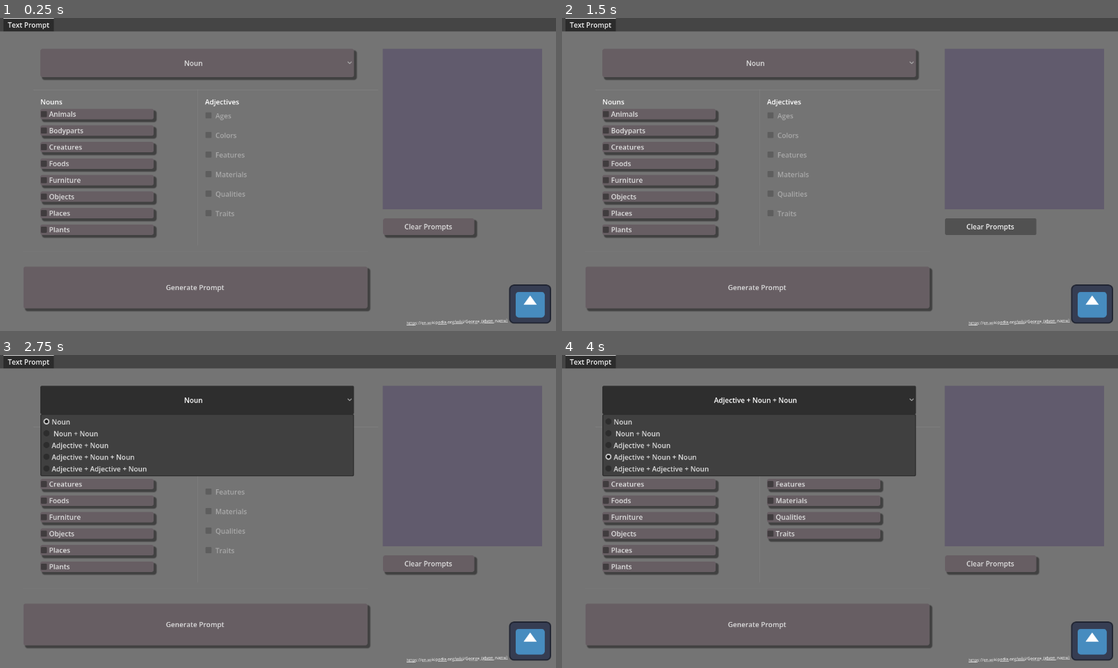
Above: before the commit, frames 1-4 (two rows, left to right).
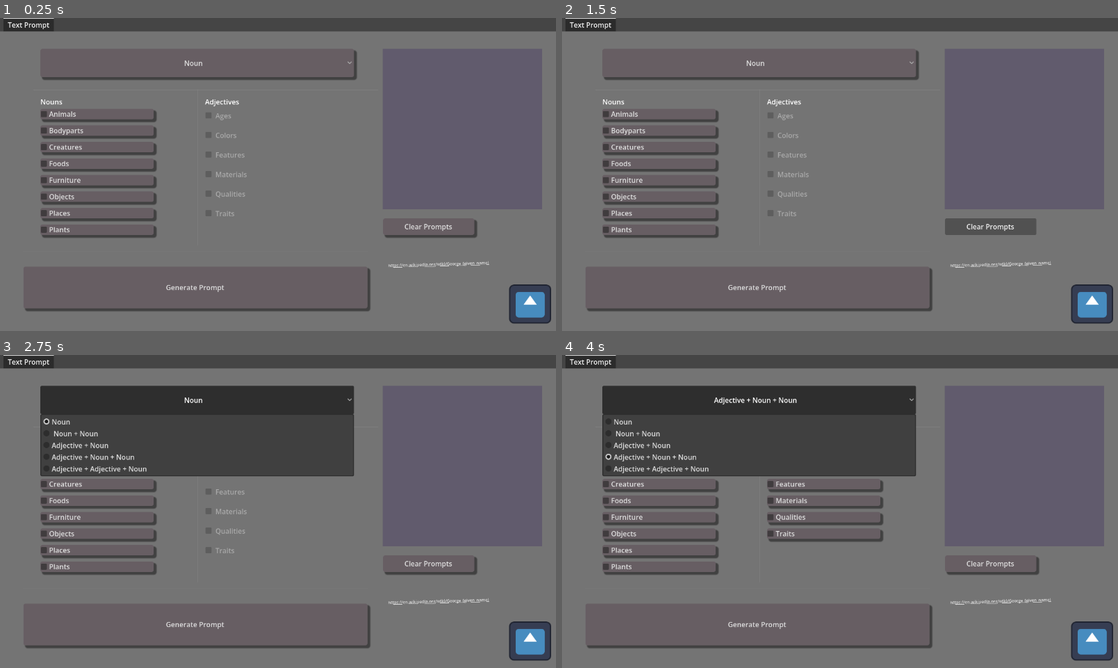
Above: after the commit, the same moments.

Repository: MonkyMonka/ArtPromptGenerator
Game: Godot game, scene res://scene/control.tscn
Same seed, same stepped clock (60 frames per second), same inputs: the game is played once before the commit and once after it. The engine's default icon, where the game draws it, is replaced by a stand-in: a white triangle on a blue panel in a dark square.
Inputs:
- Up to frame 1 (0.25 s): no input
- Up to frame 2 (1.5 s): click "Generate Prompt" at 0.5 s; click "Clear Prompts" at 1.25 s
- Up to frame 3 (2.75 s): click "Noun" at 2 s
- Up to frame 4 (4 s): click "Animals" at 2.75 s; click "Adjective + Noun + Noun" at 3.5 s

The runs differ from the first frame. In frame 1, 0.3% of the frame differs, in the area x 69-92%, y 77-99%; in frame 2, 0.3%; in frame 3, 0.3%; in frame 4, 0.3%.

Commit message:
Wikipedia Image progress and export settings

Diff:
--- a/project.godot
+++ b/project.godot
@@ -40,3 +40,4 @@
 rendering_device/driver.windows="d3d12"
 renderer/rendering_method="gl_compatibility"
 renderer/rendering_method.mobile="gl_compatibility"
+textures/vram_compression/import_etc2_astc=true
--- a/scene/control.tscn
+++ b/scene/control.tscn
@@ -66,6 +66,8 @@
 size_flags_horizontal = 3
 size_flags_vertical = 3
 theme = ExtResource("1_mnow5")
+
+[node name="HTTPRequest" type="HTTPRequest" parent="." unique_id=1870710496]
 
 [node name="TabContainer" type="TabContainer" parent="." unique_id=1856461868]
 layout_mode = 0
@@ -269,6 +271,7 @@
 anchors_preset = 0
 offset_right = 40.0
 offset_bottom = 40.0
+pivot_offset = Vector2(1107, 672)
 
 [node name="AdjectivesLabel" type="Label" parent="TabContainer/Text Prompt/AdjectiveStuff" unique_id=255343713]
 layout_mode = 0
@@ -337,14 +340,14 @@
 
 [node name="LinkButton" type="LinkButton" parent="TabContainer/Text Prompt" unique_id=2125514798]
 layout_mode = 0
-offset_left = 936.0
-offset_top = 664.00006
-offset_right = 1441.6006
-offset_bottom = 695.7861
+offset_left = 926.924
+offset_top = 666.78186
+offset_right = 1432.5247
+offset_bottom = 698.5679
 rotation = -0.027925268
 scale = Vector2(0.59, 0.59)
+pivot_offset = Vector2(-95.07373, -326.38263)
 text = "https://en.wikipedia.org/wiki/George_(given_name)"
-text_overrun_behavior = 3
 
 [node name="Placeholder Image" type="TextureRect" parent="TabContainer/Text Prompt" unique_id=1913776986]
 layout_mode = 0
@@ -352,8 +355,10 @@
 offset_top = 582.0
 offset_right = 1269.0
 offset_bottom = 672.0
+pivot_offset = Vector2(52, 45)
 texture = ExtResource("2_mnow5")
 expand_mode = 1
 
+[connection signal="request_completed" from="HTTPRequest" to="TabContainer" method="_on_http_request_request_completed"]
 [connection signal="pressed" from="TabContainer/Text Prompt/PromptButtons/PromptButton" to="TabContainer" method="_on_prompt_button_pressed"]
 [connection signal="pressed" from="TabContainer/Text Prompt/PromptButtons/ClearPromptButton" to="TabContainer" method="_on_clear_prompt_button_pressed"]
--- a/script/FileLoader.gd
+++ b/script/FileLoader.gd
@@ -57,6 +57,28 @@
 	AdjectiveStrings = load_paths(AdjectivePath)
 	#for key in NounStrings:
 	#	PromptDisplay.text += key + "," + NounStrings[key] + "\n"
+
+func _on_http_request_request_completed(result, response_code, headers, body):
+		var image = Image.new()
+		var error = image.load_png_from_buffer(body)
+		if error != OK:
+			var json = JSON.parse_string(body.get_string_from_utf8())
+			var pages = json['query']['pages']
+			for page_id in pages.keys():
+				print(pages[page_id].original['source'])
+				$"../HTTPRequest".request(pages[page_id].original['source'])
+
+		#var img = Image.new()
+		#img.load_png_from_buffer(body)
+		#var img_texture: ImageTexture = ImageTexture.create_from_image(img)
+		#$"Text Prompt/Placeholder Image".texture = img_texture
+
+#https://en.wikipedia.org/wiki/Romanesco_broccoli
+
+#var wikipedia_prefix = "https://en.wikipedia.org/wiki/"
+
+#var search_endpoint = "https://" + lang + ".wikipedia.org/w/api.php?action=query&format=json&list=search&srprop=title&origin=*&srsearch="
+#var random_endpoint = "https://" + lang + ".wikipedia.org/w/api.php?action=query&format=json&generator=random&grnnamespace=0&prop=info&origin=*"
 
 func _process(_delta):
 	PromptOptions = $"Text Prompt/PromptButtons/PromptOptions".get_selected_id()
@@ -122,6 +144,9 @@
 	return word
 
 func _on_prompt_button_pressed():
+	var holder;
+	var wikipedia_prefix = "https://en.wikipedia.org/wiki/"
+	var wikipedia_image_prefix = "http://en.wikipedia.org/w/api.php?action=query&prop=pageimages&format=json&piprop=original&titles="
 	var nounString = PackedStringArray()
 	#region NounToggles
 	if (AnimalToggle) :
@@ -169,7 +194,12 @@
 	if ((PromptOptions == 1) && !nounString.is_empty()) :
 		PromptDisplay.text += get_word(nounString) + "" + get_word(nounString) + "\n"
 	elif (!nounString.is_empty() && !(PromptOptions >= 2) ):
-		PromptDisplay.text += get_word(nounString) + "\n"
+		holder = get_word(nounString)
+		PromptDisplay.text += holder + "\n"
+		holder = holder.right(-1)
+		$"../HTTPRequest".request(wikipedia_image_prefix + holder)
+		$"Text Prompt/LinkButton".text = wikipedia_prefix + holder
+		$"Text Prompt/LinkButton".uri = wikipedia_prefix + holder
 	elif (nounString.is_empty()):
 		PromptDisplay.text += " No Nouns Selected!\n"
 	elif ((PromptOptions == 2) && !adjectiveString.is_empty() ) :
@@ -183,5 +213,7 @@
 	else :
 		PromptDisplay.text += " Error!\n"
 
+
+
 func _on_clear_prompt_button_pressed():
 	PromptDisplay.set_text("")
Not shown, changed: export_presets.cfg
Not shown, added: scene/control.tscn15910130230.tmp
Not shown, added: scene/control.tscn15915719620.tmp
Not shown, added: scene/control.tscn15920735961.tmp
